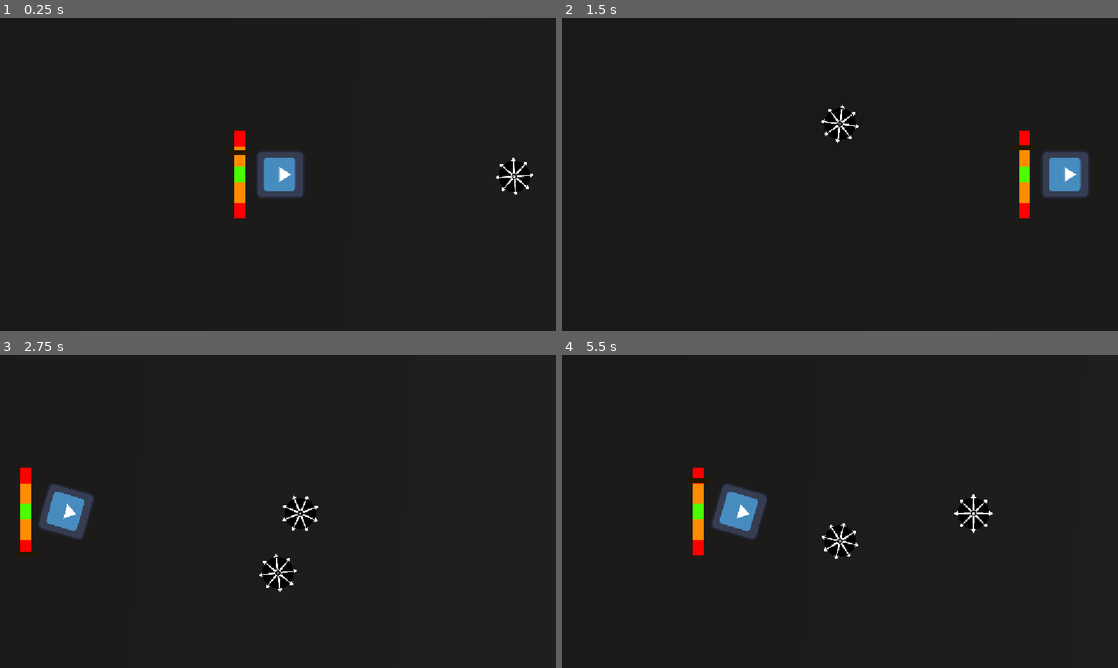
Above: before the commit, frames 1-4 (two rows, left to right).
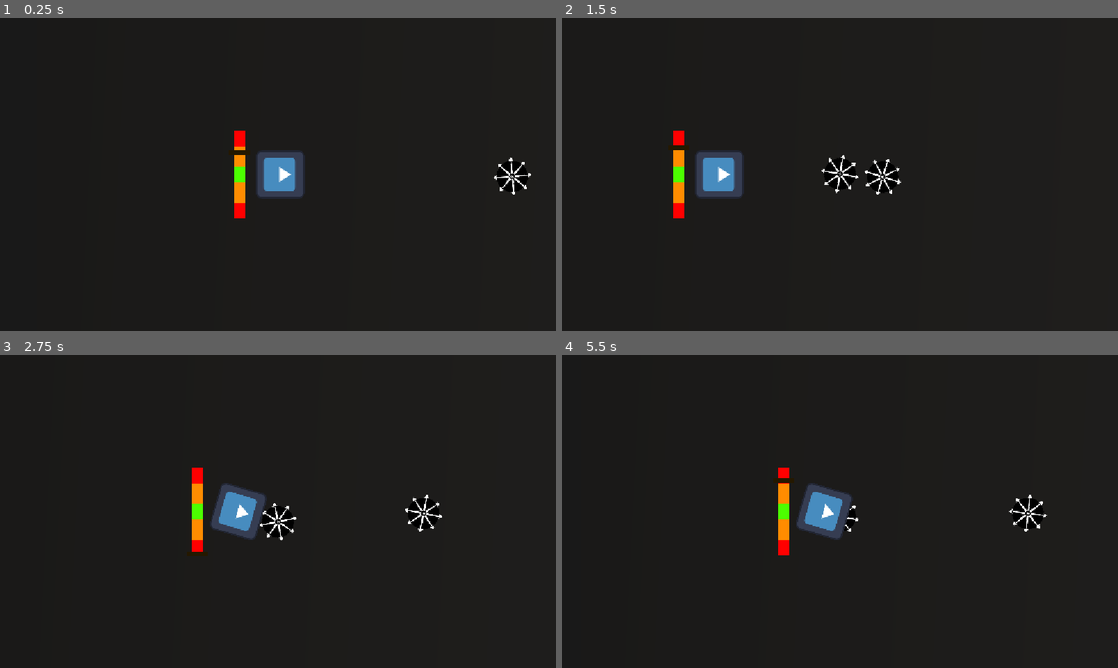
Above: after the commit, the same moments.

Repository: ryder-james/AVerySeriousGameJam
Game: Godot game, scene res://map.tscn
Same seed, same stepped clock (60 frames per second), same inputs: the game is played once before the commit and once after it. The engine's default icon, where the game draws it, is replaced by a stand-in: a white triangle on a blue panel in a dark square.
Inputs:
- Up to frame 1 (0.25 s): no input
- Up to frame 2 (1.5 s): tap Space (launch) at 0.6 s; tap A (ccw) at 1.35 s
- Up to frame 3 (2.75 s): tap Space (launch) at 1.55, 2.3 s; hold D (cw) from 2.03 s (still down)
- Up to frame 4 (5.5 s): release D (cw) at 2.78 s; tap Space (launch) at 2.85, 3.6, 4.55, 5.3 s; tap A (ccw) at 4.35 s; hold D (cw) from 5.03 s (still down)

The runs differ from the first frame. In frame 1, 0.3% of the frame differs, in the area x 88-96%, y 44-57%; in frame 2, 5.1%; in frame 3, 5.4%, in the area x 3-80%, y 36-76%; in frame 4, 5.1%.

Commit message:
Physics based beyblades

Diff:
--- a/beyblade/beyblade.gd
+++ b/beyblade/beyblade.gd
@@ -1,23 +1,26 @@
 extends RigidBody2D
 
 
-@export var max_speed: float = 3000.0
-@export var rotation_speed: float = 1500.0
+@export var max_speed: float = 1000.0
+@export var max_launch_power: float = 500.0
 
 var speed: float = 0.0
-
-@onready var _visual: Sprite2D = %Visual
 
 
 func _ready() -> void:
 	Game.launch.connect(
 			func(power: float, launch_angle: float):
-				speed = power * max_speed
+				speed = power * max_launch_power
+				apply_torque_impulse(speed)
 				apply_central_impulse((Vector2.RIGHT * speed).rotated(launch_angle))
+				process_mode = Node.PROCESS_MODE_INHERIT
 	)
 
 
-func _process(delta: float) -> void:
-	var scaled_speed: float = linear_velocity.length() / max_speed
-	var vis_rotation: float = -scaled_speed * TAU * rotation_speed * delta
-	_visual.rotation = wrapf(vis_rotation, 0, TAU)
+func _integrate_forces(_state: PhysicsDirectBodyState2D) -> void:
+	print(angular_velocity)
+	var allowable_speed: float = min(max_speed, abs(angular_velocity) * 10)
+	linear_velocity = linear_velocity.limit_length(allowable_speed)
+	if linear_velocity.length() < 10:
+		linear_velocity = Vector2.ZERO
+		angular_velocity = 0.0
--- a/beyblade/beyblade.tscn
+++ b/beyblade/beyblade.tscn
@@ -11,10 +11,12 @@
 radius = 42.0
 
 [node name="Beyblade" type="RigidBody2D" unique_id=414612044]
+mass = 0.1
 physics_material_override = SubResource("PhysicsMaterial_gqbix")
-gravity_scale = 0.0
-lock_rotation = true
+inertia = 0.1
 continuous_cd = 2
+angular_damp_mode = 1
+angular_damp = 1.0
 script = ExtResource("1_e03yv")
 
 [node name="Visual" type="Sprite2D" parent="." unique_id=1297228985]
--- a/enemy.gd
+++ b/enemy.gd
@@ -1,15 +1,13 @@
-extends StaticBody2D
+extends RigidBody2D
 
 
-var rotation_speed: float = 0.0
-
-@onready var visual: Sprite2D = %Visual
+@export var max_speed: float = 1000.0
 
 
 func _ready() -> void:
-	rotation_speed = -randf_range(PI, TAU)
-	constant_angular_velocity = deg_to_rad(rotation_speed)
+	apply_torque_impulse(1000)
 
 
-func _process(delta: float) -> void:
-	visual.rotation = wrapf(visual.rotation + (rotation_speed * delta), 0, TAU)
+func _integrate_forces(_state: PhysicsDirectBodyState2D) -> void:
+	var allowable_speed: float = min(max_speed, abs(angular_velocity) * 1000)
+	linear_velocity = linear_velocity.limit_length(allowable_speed)
--- a/enemy.tscn
+++ b/enemy.tscn
@@ -10,8 +10,11 @@
 [sub_resource type="CircleShape2D" id="CircleShape2D_ujo3m"]
 radius = 47.26521
 
-[node name="Enemy" type="StaticBody2D" unique_id=1776879099 groups=["Enemy"]]
+[node name="Enemy" type="RigidBody2D" unique_id=735133087 groups=["Enemy"]]
+mass = 0.1
 physics_material_override = SubResource("PhysicsMaterial_gqbix")
+gravity_scale = -1.0
+inertia = 0.1
 script = ExtResource("1_4gyqm")
 
 [node name="Visual" type="Sprite2D" parent="." unique_id=1297228985]
--- a/map.tscn
+++ b/map.tscn
@@ -17,6 +17,7 @@
 [node name="Map" type="Node2D" unique_id=1178941056]
 
 [node name="Beyblade" parent="." unique_id=414612044 instance=ExtResource("1_e0an3")]
+process_mode = 4
 position = Vector2(136, 0)
 
 [node name="Launcher" parent="." unique_id=2113441394 instance=ExtResource("2_p5pve")]
--- a/project.godot
+++ b/project.godot
@@ -49,7 +49,9 @@
 [physics]
 
 3d/physics_engine="Jolt Physics"
-2d/default_gravity=0.0
+2d/default_gravity=200.0
+2d/default_gravity_vector=Vector2(1, 0)
+2d/default_angular_damp=0.0
 
 [rendering]
 
Not shown: 1 places in enemy.tscn that only renumber resources
